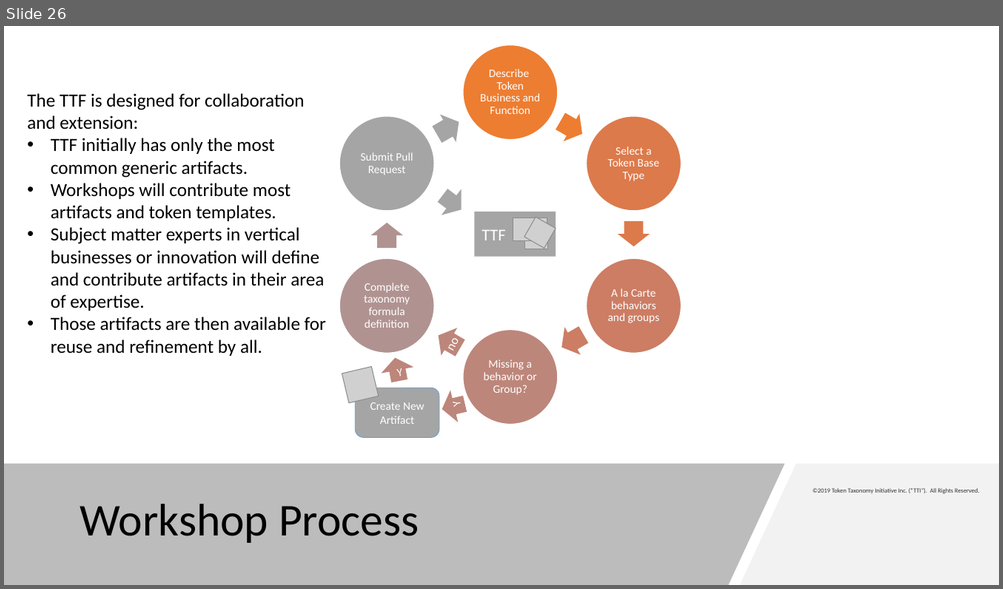
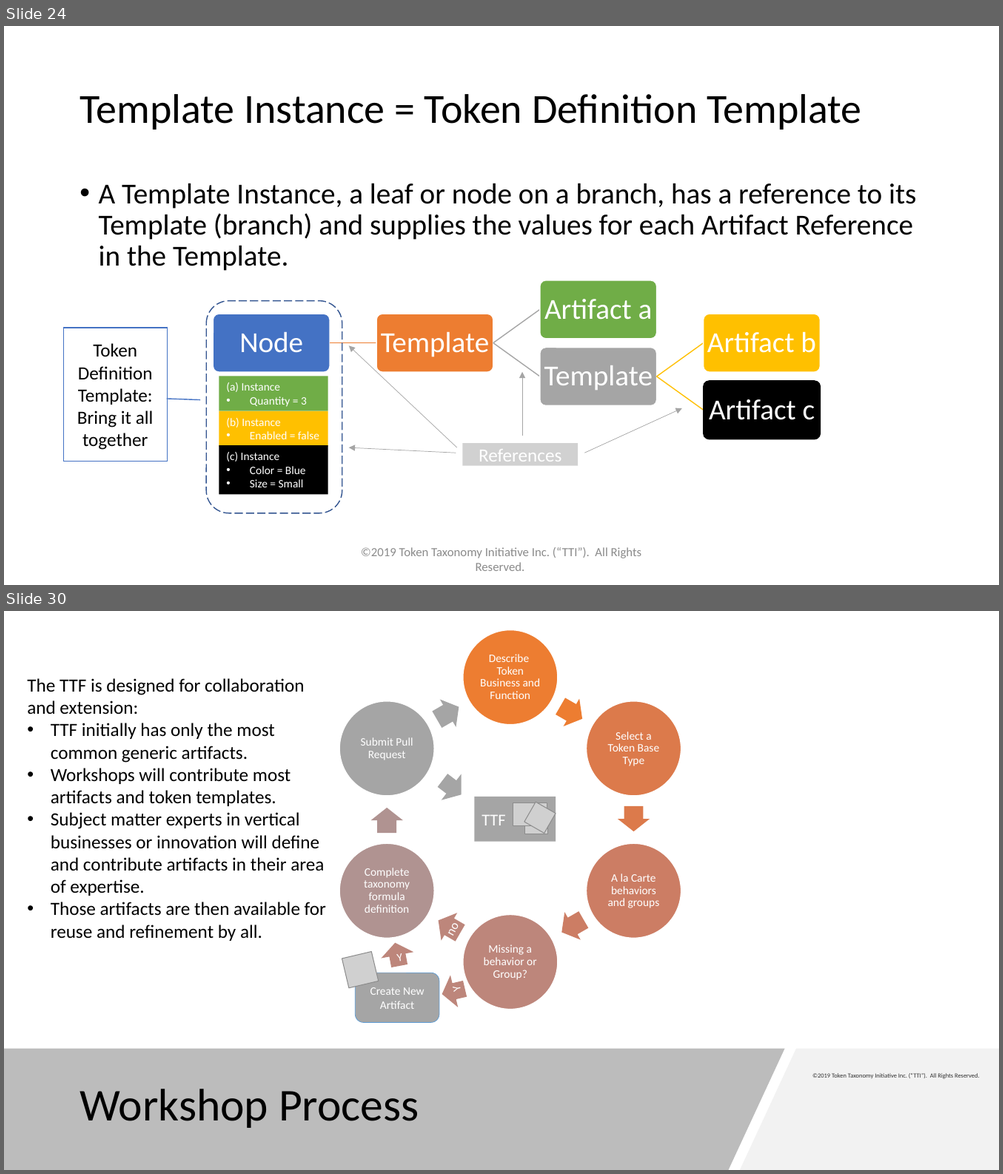
Before and after one commit to vipinsun/TokenTaxonomyFramework-pub, a slide deck: presentations/TTF-Presentation.pptx. Shown one above the other, each under a label of ours: slide 26 before the commit, slides 24 and 30 after it; the slides between them are not shown. The pictures are 1003x589 and 1003x1174 pixels, drawn with LibreOffice and Linux fonts; fonts in the diff are those of the drawing; grey boxes stand for pictures. Boxes give left, top, right and bottom in pixels: in the first picture for what was removed or moved away, otherwise in the second. Text is boxed around its words. In the diff, an @@ line names an element or a change of style, - is before the commit and + after.

```diff
--- a/presentations/TTF-Presentation.pptx
+++ b/presentations/TTF-Presentation.pptx
@@ slide 24 added at (4,26,999,585), background #FFFFFF @@
@@ title added at (79,94,861,130), 40 pt, text #000000 @@
+Template Instance = Token Definition Template
@@ text added at (99,183,916,271), 28 pt, text #000000 @@
+• A Template Instance, a leaf or node on a branch, has a reference to its Template (branch) and supplies the values for each Artifact Reference in the Template.
@@ rounded rectangle added at (206,301,342,514), outline #325491 1 pt dashed @@
@@ border callout added at (64,328,168,462), fill #FFFFFF, outline #4472C4 1 pt, 18 pt, text #000000 @@
+Token Definition Template: Bring it all together
@@ arrow added from (457, 449) to (349, 346), #A5A5A5 0.5 pt @@
@@ rectangle added at (219,377,328,412), fill #70AD47, 11 pt, text #FFFFFF @@
+(a) Instance
+• Quantity = 3
@@ arrow added from (523, 436) to (523, 372), #A5A5A5 0.5 pt @@
@@ group added at (213,281,819,440): 6 rounded rectangles, 6 texts, 5 freeform shapes @@
+Node
+Template
+Artifact a
+Template
+Artifact b
+Artifact c
@@ rectangle added at (219,412,328,447), fill #FFC000, 11 pt, text #FFFFFF @@
+(b) Instance
+• Enabled = false
@@ arrow added from (584, 454) to (683, 409), #A5A5A5 0.5 pt @@
@@ rectangle added at (219,446,328,495), fill #000000, 11 pt, text #FFFFFF @@
+(c) Instance
+• Color = Blue
+• Size = Small
@@ rectangle added at (462,444,578,466), fill #A5A5A5 at 50% opacity, 18 pt, text #FFFFFF @@
+References
@@ arrow added from (455, 454) to (349, 449), #A5A5A5 0.5 pt @@
@@ text added at (361,548,642,571), 12 pt, text #8C8C8C @@
+©2019 Token Taxonomy Initiative Inc. (“TTI”). All Rights Reserved.
@@ what was slide 26 is now slide 30 @@
```
Also in this commit, not shown: 16 slides changed, 4 other slides added, 20 other files.
